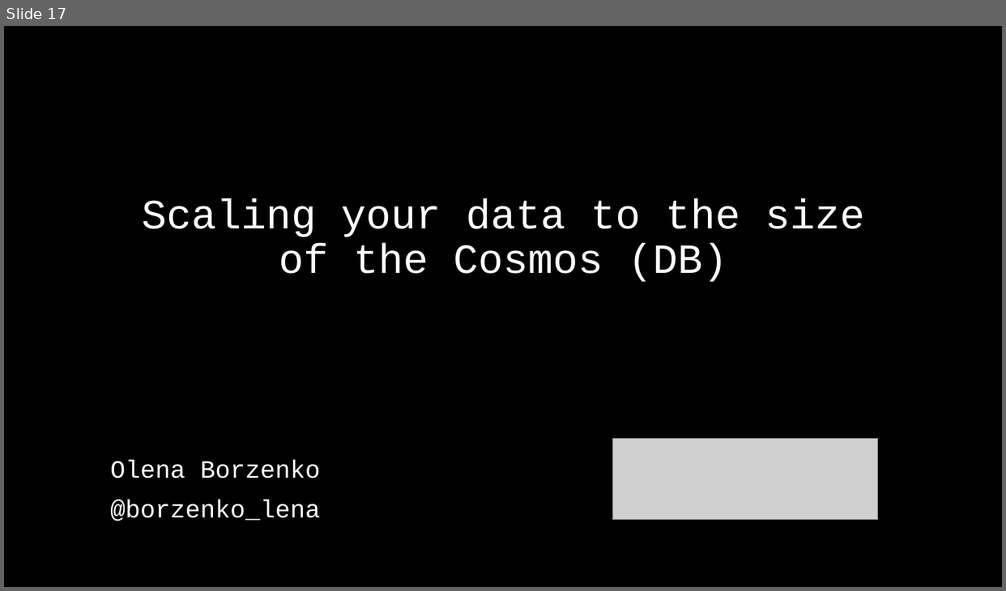
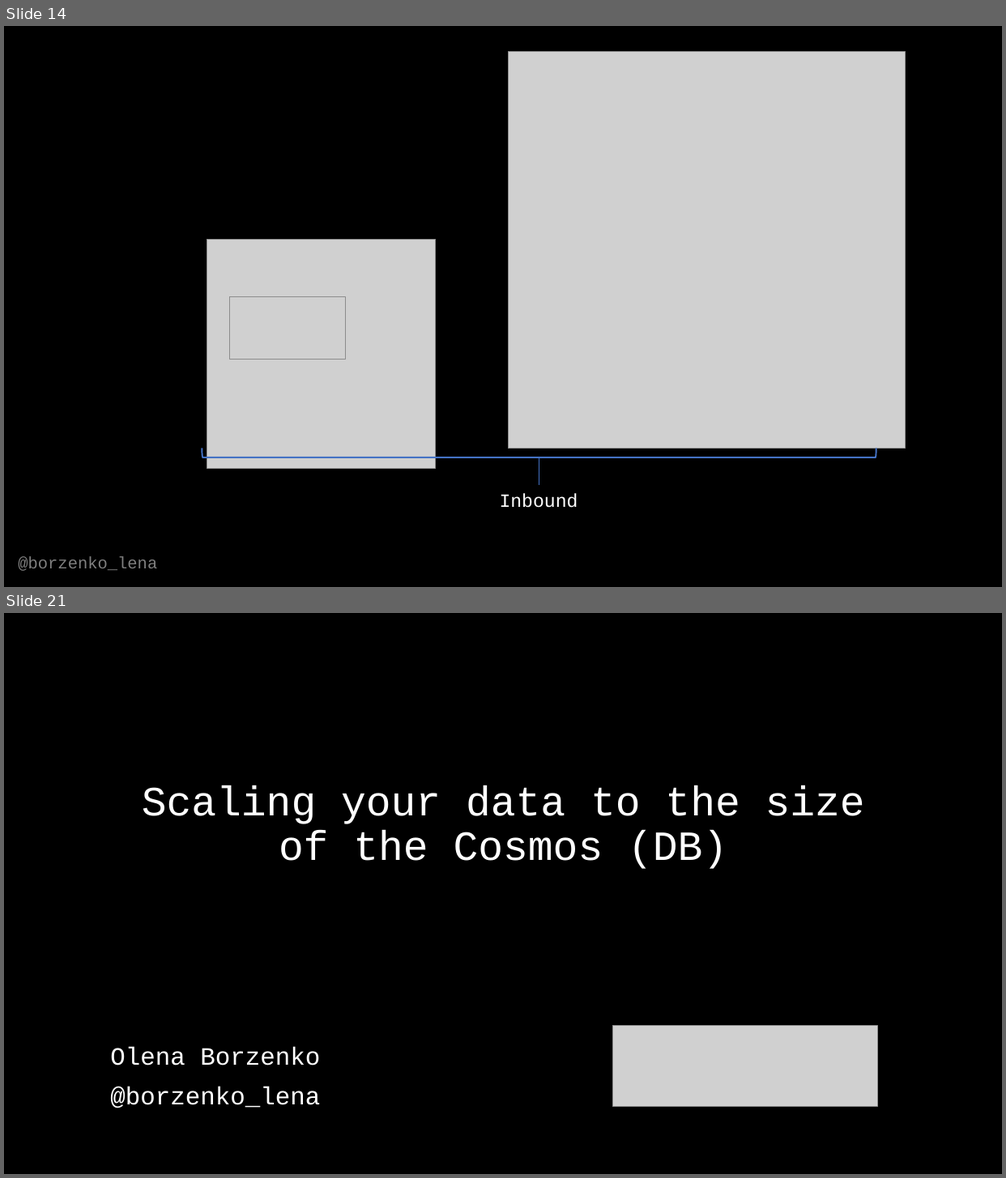
Before and after one commit to OlenaBorzenko/Presentations, a slide deck: ScalingYourDataToTheCosmos.pptx. Shown one above the other, each under a label of ours: slide 17 before the commit, slides 14 and 21 after it; the slides between them are not shown. The pictures are 1006x591 and 1006x1178 pixels, drawn with LibreOffice and Linux fonts; fonts in the diff are those of the drawing; grey boxes stand for pictures. Boxes give left, top, right and bottom in pixels: in the first picture for what was removed or moved away, otherwise in the second. Text is boxed around its words. In the diff, an @@ line names an element or a change of style, - is before the commit and + after.

```diff
--- a/ScalingYourDataToTheCosmos.pptx
+++ b/ScalingYourDataToTheCosmos.pptx
@@ slide 14 added at (4,26,1002,587), background #000000 @@
@@ picture added at (509,52,906,449) @@
@@ picture added at (206,239,436,468) @@
@@ picture added at (229,297,345,360) @@
@@ left bracket added at (202,449,876,458), outline #4472C4 1.5 pt @@
@@ line added from (539, 458) to (539, 485), #4472C4 1.5 pt @@
@@ text added at (500,493,578,508), 18 pt, text #FFFFFF @@
+Inbound
@@ text added at (18,557,157,571), 16 pt, text #FFFFFF at 50% opacity @@
+@borzenko_lena
@@ what was slide 17 is now slide 21 @@
```
Also in this commit, not shown: 9 slides changed, 9 other slides added, 6 slides removed.
